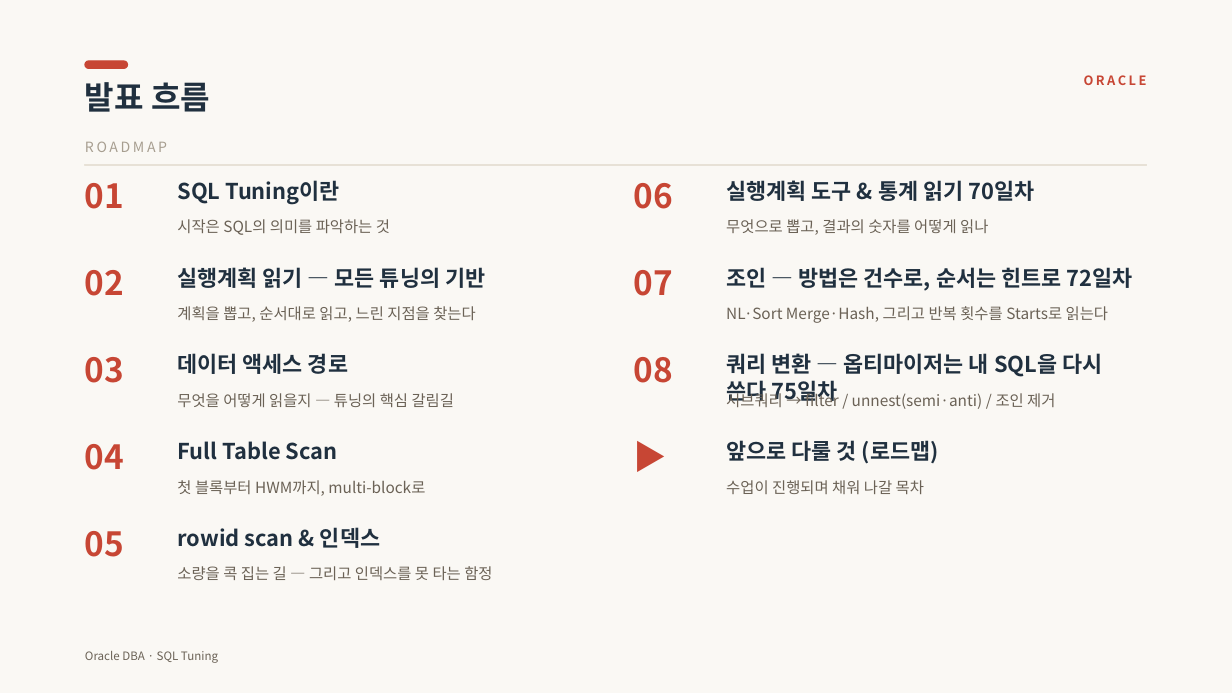
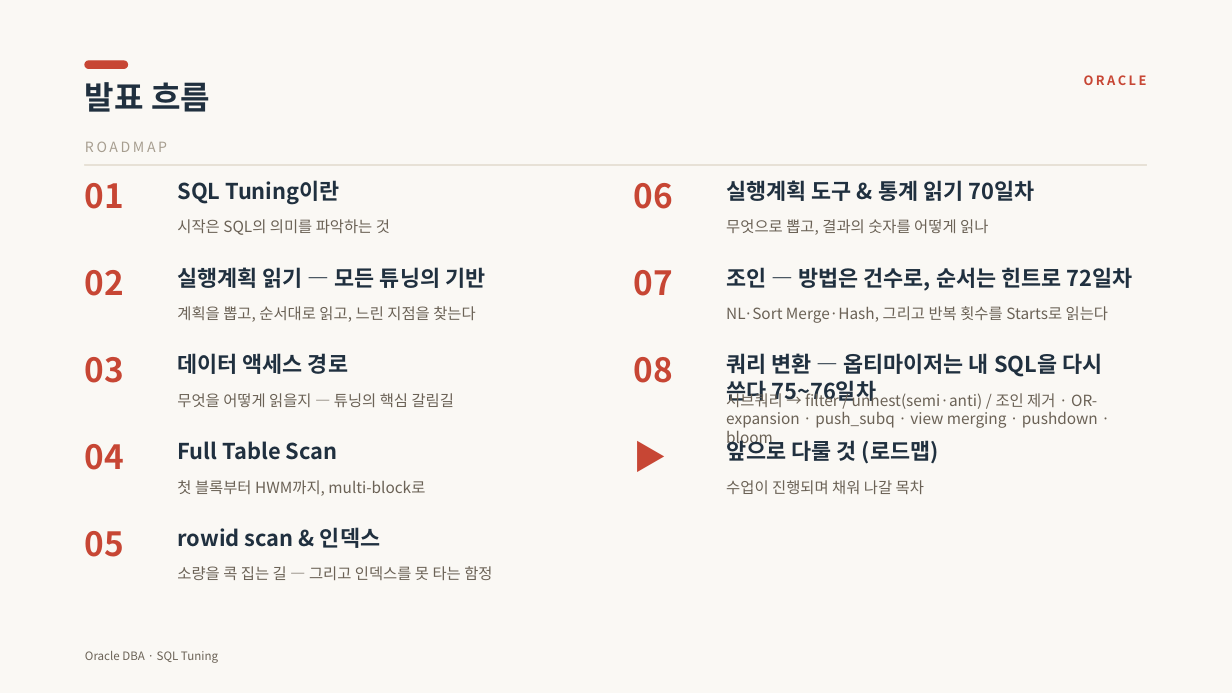
Before and after one commit to jokwangwon/ora-ppt-gen, a slide deck: slide 2 of files/sql_tuning.pptx. Drawn at 1232x693 pixels with LibreOffice and Linux fonts; fonts in the diff are those of the drawing. Boxes give left, top, right and bottom in pixels: in the first picture for what was removed or moved away, otherwise in the second. Text is boxed around its words. In the diff, an @@ line names an element or a change of style, - is before the commit and + after.

```diff
--- a/files/sql_tuning.pptx
+++ b/files/sql_tuning.pptx
@@ text at bbox=[726, 353, 1102, 405]: text changed @@
-쿼리 변환 — 옵티마이저는 내 SQL을 다시 쓴다 75일차
+쿼리 변환 — 옵티마이저는 내 SQL을 다시 쓴다 75~76일차
@@ text at bbox=[726, 390, 1098, 428]: text changed @@
-서브쿼리 → filter / unnest(semi·anti) / 조인 제거
+서브쿼리 → filter / unnest(semi·anti) / 조인 제거 · OR-expansion · push_subq · view merging · pushdown · bloom
```
Also in this commit, not shown: 2 other slides changed, 13 slides added, 11 other files.
